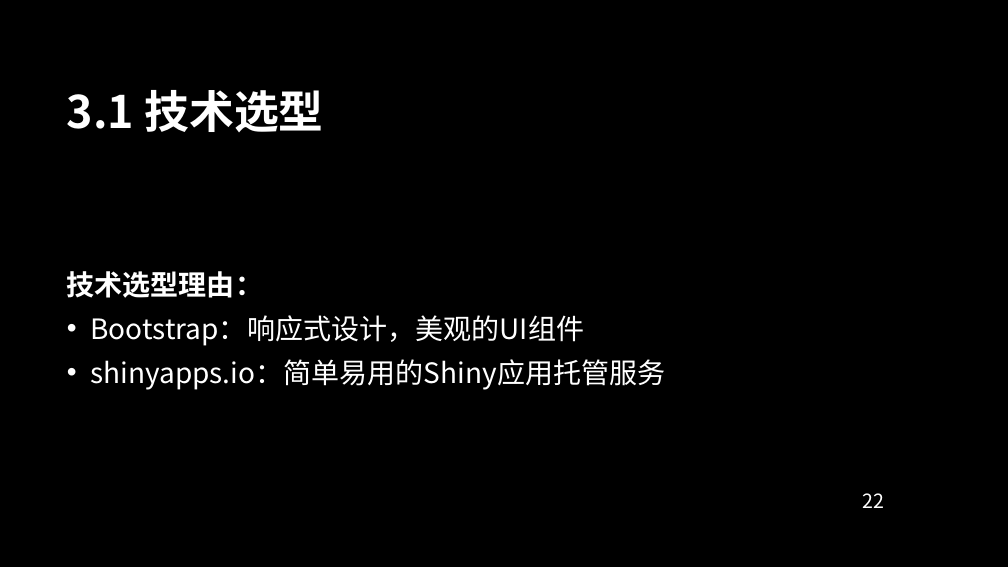
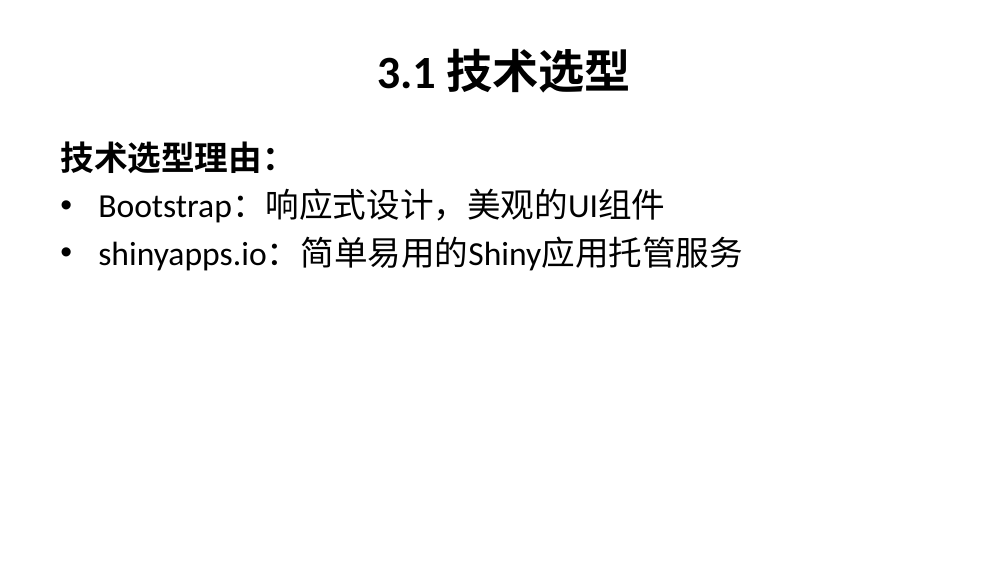
Before and after one commit to Kiriny1999/analysis-ic-model, a slide deck: slide 22 of shiny_app_documentation.pptx. Drawn at 1008x567 pixels with LibreOffice and Linux fonts; fonts in the diff are those of the drawing; background and template pictures are left out. Boxes give left, top, right and bottom in pixels: in the first picture for what was removed or moved away, otherwise in the second. Text is boxed around its words. In the diff, an @@ line names an element or a change of style, - is before the commit and + after.

```diff
--- a/shiny_app_documentation.pptx
+++ b/shiny_app_documentation.pptx
@@ background picture (left out) to #FFFFFF @@
@@ title "3.1 技术选型" moved from (x1=67, y1=90, x2=323, y2=132) to (x1=377, y1=48, x2=631, y2=93) @@
@@ title "3.1 技术选型" at (x1=377, y1=48, x2=631, y2=93): size 32 to 33 pt, font Noto Sans CJK SC to Calibri, text colour #FFFFFF to #000000; alignment left to centre @@
@@ text "技术选型理由：" moved from (x1=67, y1=271, x2=665, y2=390) to (x1=60, y1=141, x2=743, y2=271) @@
@@ text "技术选型理由：" at (x1=60, y1=141, x2=743, y2=271): size 20 to 24 pt, font Noto Sans CJK SC to Calibri, text colour #FFFFFF to #000000; less space between paragraphs; indent changed; vertical alignment middle to top @@
@@ page number removed at (x1=862, y1=493, x2=884, y2=508) @@
-22
```
Also in this commit, not shown: 55 other slides changed.
